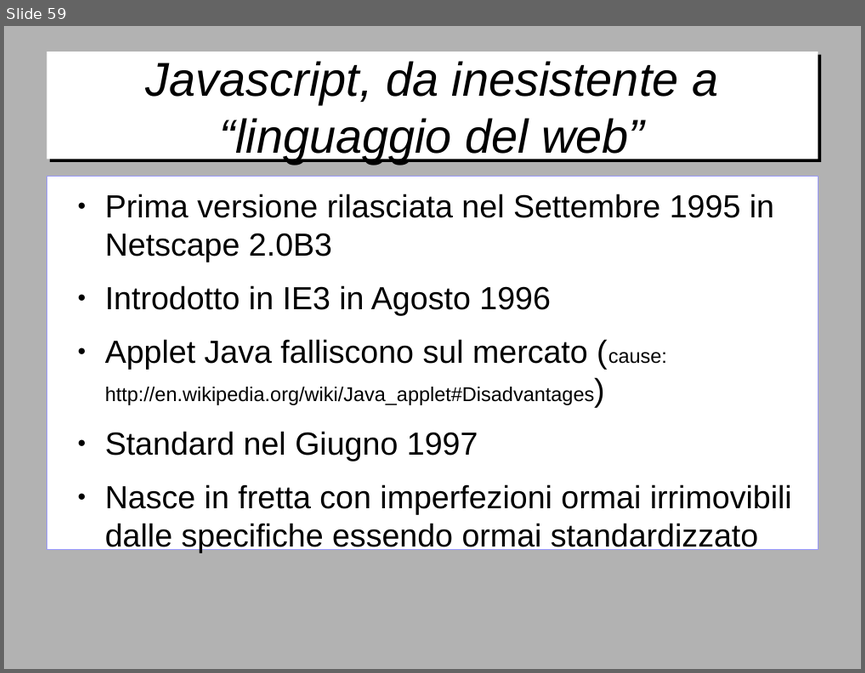
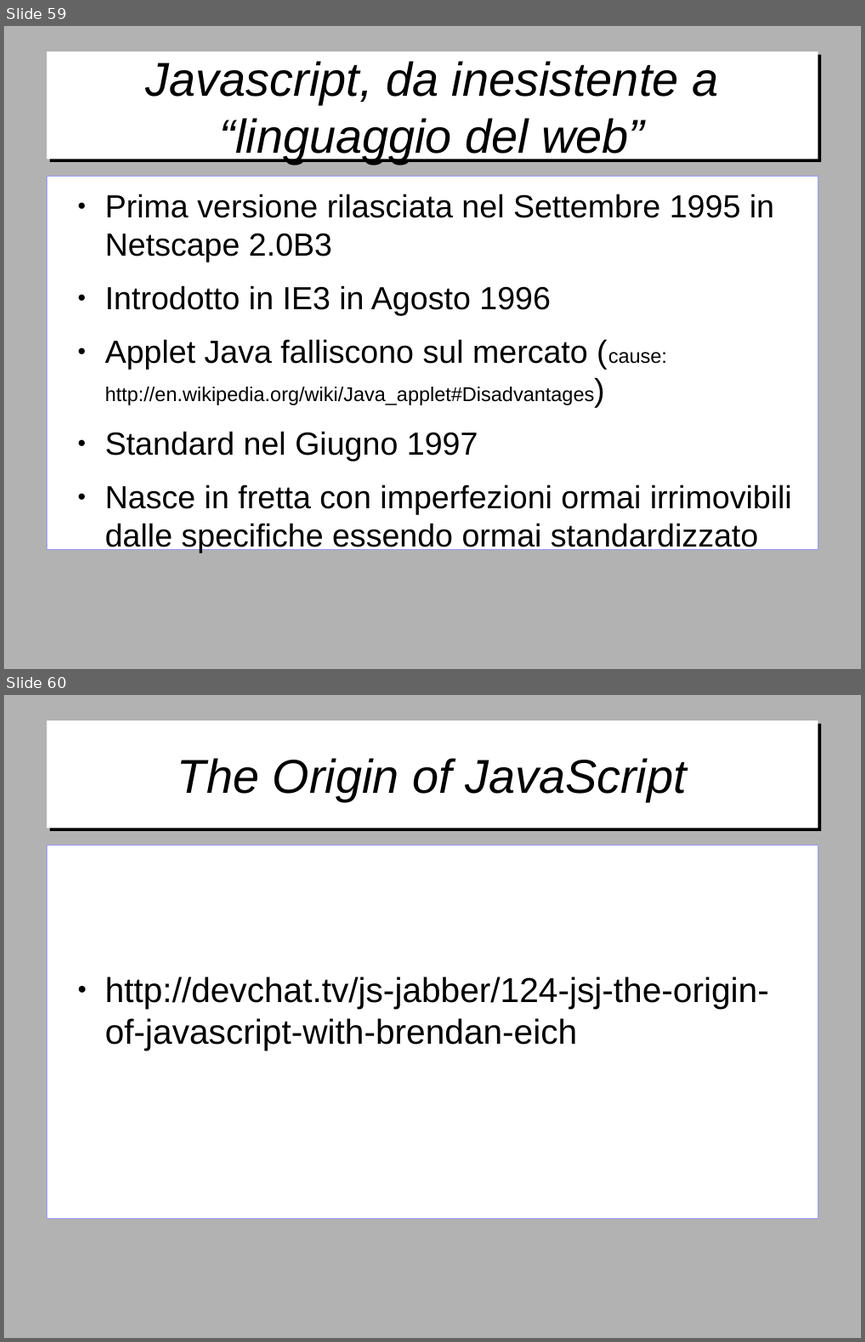
Before and after one commit to gitfer/ARXCourse, a slide deck: ARXCourse.odp. Shown one above the other, each under a label of ours: slide 59 before the commit, slides 59 and 60 after it. The pictures are 865x673 and 865x1342 pixels, drawn with LibreOffice and Linux fonts; fonts in the diff are those of the drawing; background and template pictures are left out. Boxes give left, top, right and bottom in pixels: in the first picture for what was removed or moved away, otherwise in the second. Text is boxed around its words. In the diff, an @@ line names an element or a change of style, - is before the commit and + after.

```diff
--- a/ARXCourse.odp
+++ b/ARXCourse.odp
@@ slide 60 added at [4, 695, 861, 1338], background #B2B2B2 @@
@@ title added at [46, 721, 818, 828], fill #FFFFFF, 44 pt, text #000000, italic @@
+The Origin of JavaScript
@@ text added at [46, 845, 818, 1219], fill #FFFFFF, outline #9999FF 0 pt, 32 pt, text #000000 @@
+● http://devchat.tv/js-jabber/124-jsj-the-origin-of-javascript-with-brendan-eich
```
Also in this commit, not shown: 3 other slides added, 1 other file.
